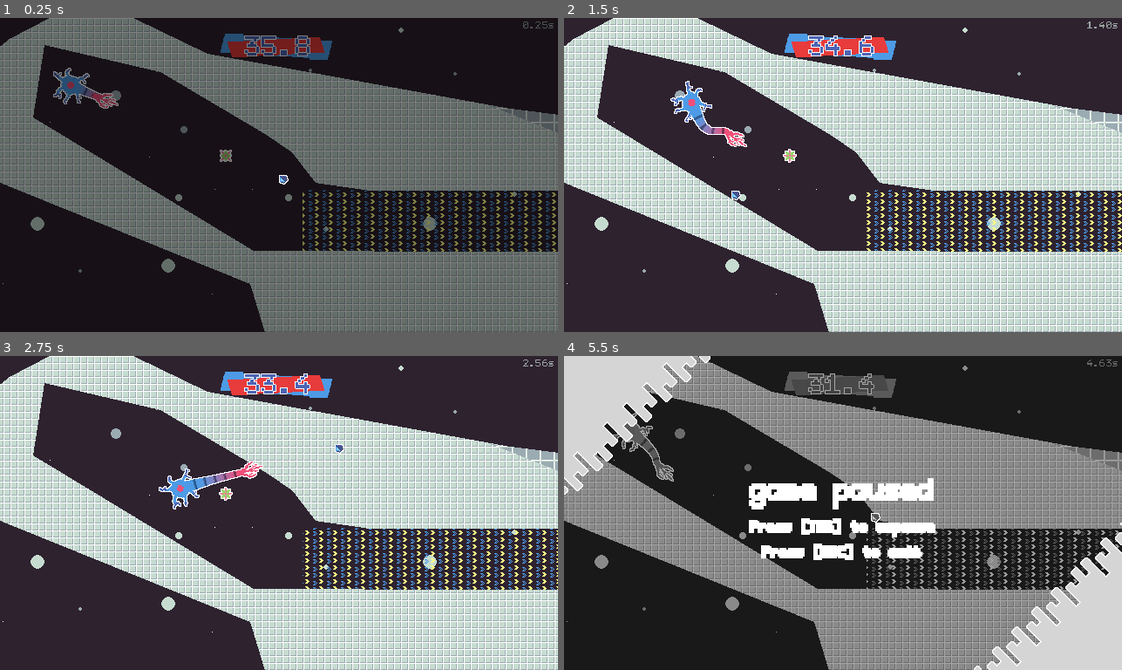
Above: before the commit, frames 1-4 (two rows, left to right).
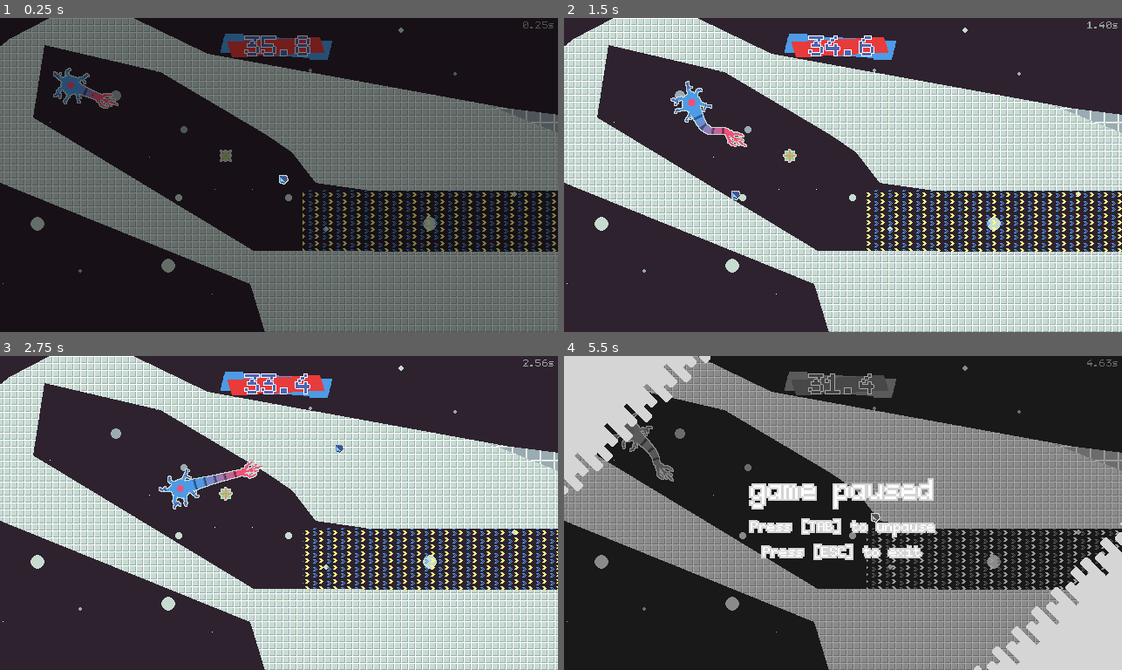
Above: after the commit, the same moments.

Repository: bnhrl/MomentumIsEverythingCountDown
Game: Godot game, scene res://Game/Levels/Level10/level_10.tscn
The game is run twice, just before and just after one commit, with the same random seed, the same clock (stepped at 60 frames per second) and the same inputs. This scene is started directly instead of the project's main scene.
Inputs (mouse positions are in pixels of both pictures, inside the frame that each line leads up to):
- Up to frame 1 (0.25 s): no input
- Up to frame 2 (1.5 s): move the mouse to (965, 159) at 0.52 s; hold D (right) 0.53-1.28 s; click (965, 159) at 0.6 s; move the mouse to (731, 190) at 1.27 s; hold S (down) from 1.28 s (still down); tap Space (reserve_ion) at 1.35 s
- Up to frame 3 (2.75 s): move the mouse to (334, 443) at 2.02 s; release S (down) at 2.03 s; hold D (right) from 2.03 s (still down); click (334, 443) at 2.1 s
- Up to frame 4 (5.5 s): move the mouse to (815, 575) at 2.77 s; release D (right) at 2.78 s; hold W (up) 2.78-3.53 s; tap Space (reserve_ion) at 2.85, 4.35 s; move the mouse to (1010, 560) at 3.52 s; hold A (left) 3.53-5.03 s; click (1010, 560) at 3.6 s; tap Escape (escape) at 4.15 s; move the mouse to (675, 465) at 4.27 s; tap Tab (pause) at 4.9 s; move the mouse to (870, 513) at 5.02 s; hold S (down) from 5.03 s (still down); click (870, 513) at 5.1 s

The runs differ from the first frame. In frame 1, 0.3% of the frame differs, in the area x 9-52%, y 15-54%; in frame 2, 0.3%; in frame 3, 0.3%; in frame 4, 3.4%, in the area x 0-100%, y 0-100%.

Commit message:
A few adjustments to music and Level10's outline

Diff:
--- a/Game/Levels/Level10/level_10.tscn
+++ b/Game/Levels/Level10/level_10.tscn
@@ -133,7 +133,7 @@
 shader_parameter/autoscroll = true
 
 [node name="Level10" unique_id=1414133645 instance=ExtResource("1_cys4w")]
-outline_color = Color(1, 1, 1, 1)
+outline_color = Color(0.78039217, 0.8627451, 0.8156863, 1)
 
 [node name="Bounds" parent="." index="0" unique_id=1811867841]
 offset_left = -3868.0
--- a/UI/PauseMenu/pause_menu.gd
+++ b/UI/PauseMenu/pause_menu.gd
@@ -19,6 +19,7 @@
 func open(time_mult := 1.0) -> void:
 	get_tree().paused = true
 	Effects.obscure()
+	Music.set_filter(150)
 
 	if tween: tween.kill()
 	tween = create_tween()
@@ -33,6 +34,7 @@
 func close(time_mult := 1.0) -> void:
 	get_tree().paused = false
 	Effects.unobscure()
+	Music.set_filter()
 
 	if tween: tween.kill()
 	tween = create_tween()
--- a/_Globals/Music/_Music.gd
+++ b/_Globals/Music/_Music.gd
@@ -3,6 +3,7 @@
 
 func _ready() -> void:
 	_load_tracks()
+	process_mode = Node.PROCESS_MODE_ALWAYS
 
 
 const TRACKS_PATH := "res://Assets/Music/"
@@ -56,3 +57,11 @@
 	pitch_tween = create_tween()
 	pitch_tween.set_ignore_time_scale()
 	pitch_tween.tween_property(music_pitch, "pitch_scale", pitch, time)
+
+@onready var music_filter: AudioEffectFilter = AudioServer.get_bus_effect(AudioServer.get_bus_index("Music"), 1)
+var filter_tween: Tween
+func set_filter(cutoff_hz := 20500, time := 0.1) -> void:
+	if filter_tween: filter_tween.kill()
+	filter_tween = create_tween()
+	filter_tween.set_ignore_time_scale()
+	filter_tween.tween_property(music_filter, "cutoff_hz", cutoff_hz, time)
--- a/default_bus_layout.tres
+++ b/default_bus_layout.tres
@@ -8,6 +8,10 @@
 
 [sub_resource type="AudioEffectPitchShift" id="AudioEffectPitchShift_n8wo2"]
 resource_name = "PitchShift"
+
+[sub_resource type="AudioEffectFilter" id="AudioEffectFilter_j3pel"]
+resource_name = "Filter"
+cutoff_hz = 20500.0
 
 [resource]
 bus/0/effect/0/effect = SubResource("AudioEffectPitchShift_j3pel")
@@ -28,3 +32,5 @@
 bus/2/send = &"Master"
 bus/2/effect/0/effect = SubResource("AudioEffectPitchShift_n8wo2")
 bus/2/effect/0/enabled = true
+bus/2/effect/1/effect = SubResource("AudioEffectFilter_j3pel")
+bus/2/effect/1/enabled = true
